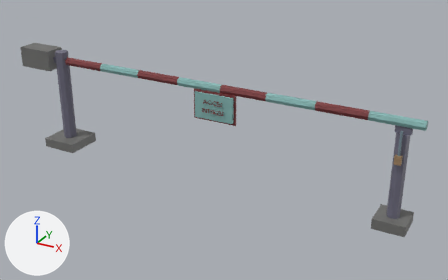
The glTF model models/bariera.glb as it was, and as the next commit left it.
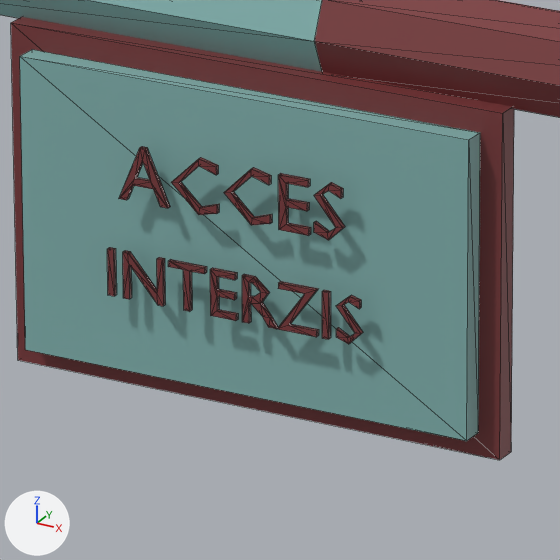
There are two pictures of each version: one whole from a 50 mm camera at (2.949, -4.945, 2.945) aimed at (0.182, 0.084, 0.43), one close up on the part from 43% to 54% of the width and 31% to 48% of the height. Arrows for +X, +Y and +Z are at lower left; the lights stay in place. The first two pictures are the older version. The close-ups show mesh edges as thin lines. Vertices at exactly the same position are counted once.

The scene before the commit, as lines of its bpy script (objects in view):
```python
me_bara = bpy.data.meshes.new('Bara')
me_bara.from_pydata(...)  # 420 vertices, 748 faces; spans x -0.5..3.93, y -0.11..0.11, z -0.33..0.11
me_bara.materials.append(mat_defaultmaterial)
ob_bara = bpy.data.objects.new('Bara', me_bara)
ob_bara.location = (-1.8, 0.0, 1.0)
```
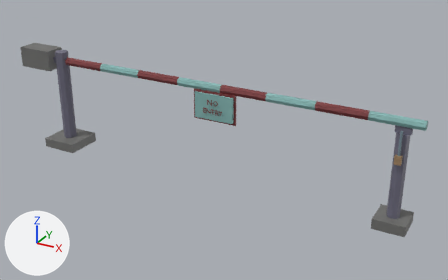
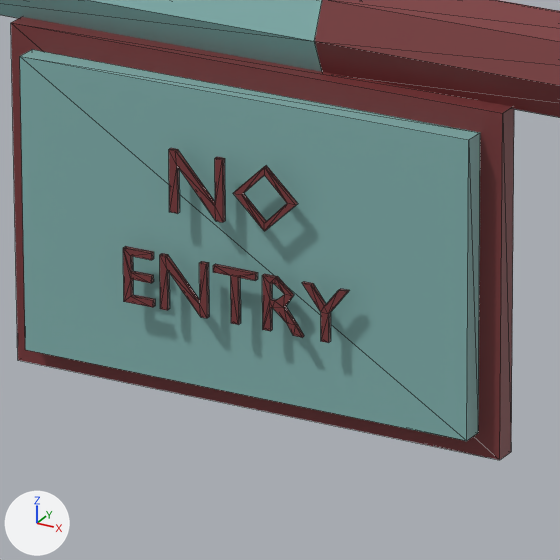
Boxes (x1, y1, x2, y2) around the edits, measured in the close-ups (560 x 560 px; the box of a moved part takes in the faces that stretch with it):
part 1 of me_bara, deleted (brown): before (314, 182, 345, 240)
part 2 of me_bara, deleted (brown): before (336, 295, 363, 344)
part 3 of me_bara, deleted (brown): before (107, 247, 117, 296)
part 4 of me_bara, moved or reshaped: before (119, 146, 331, 339); after (123, 148, 349, 343)

What changed in the scene script:
```text
Change me_bara:
    used by ob_bara; location = (-1.8, 0.0, 1.0)
    remove me_bara.from_pydata(...)  # 420 vertices, 748 faces; spans x -0.5..3.93, y -0.11..0.11, z -0.33..0.11
    add me_bara.from_pydata(...)  # 308 vertices, 548 faces; spans x -0.5..3.93, y -0.11..0.11, z -0.33..0.11
    me_bara part 1: the loose piece of 24 vertices spanning x 2.03..2.05, y -0.09..-0.08, z -0.15..-0.1 is deleted
    me_bara part 2: the loose piece of 24 vertices spanning x 2.05..2.07, y -0.09..-0.08, z -0.24..-0.2 is deleted
    me_bara part 3: the loose piece of 8 vertices spanning x 1.83..1.84, y -0.09..-0.08, z -0.24..-0.2 is deleted
    me_bara part 4: 11 vertices moved within x 1.85..1.99, y -0.09..-0.08, z -0.24..-0.15; 155 vertices removed from x 1.84..2.04, y -0.09..-0.08, z -0.24..-0.1; 99 vertices added at x 1.85..2.06, y -0.09..-0.08, z -0.24..-0.1
```
